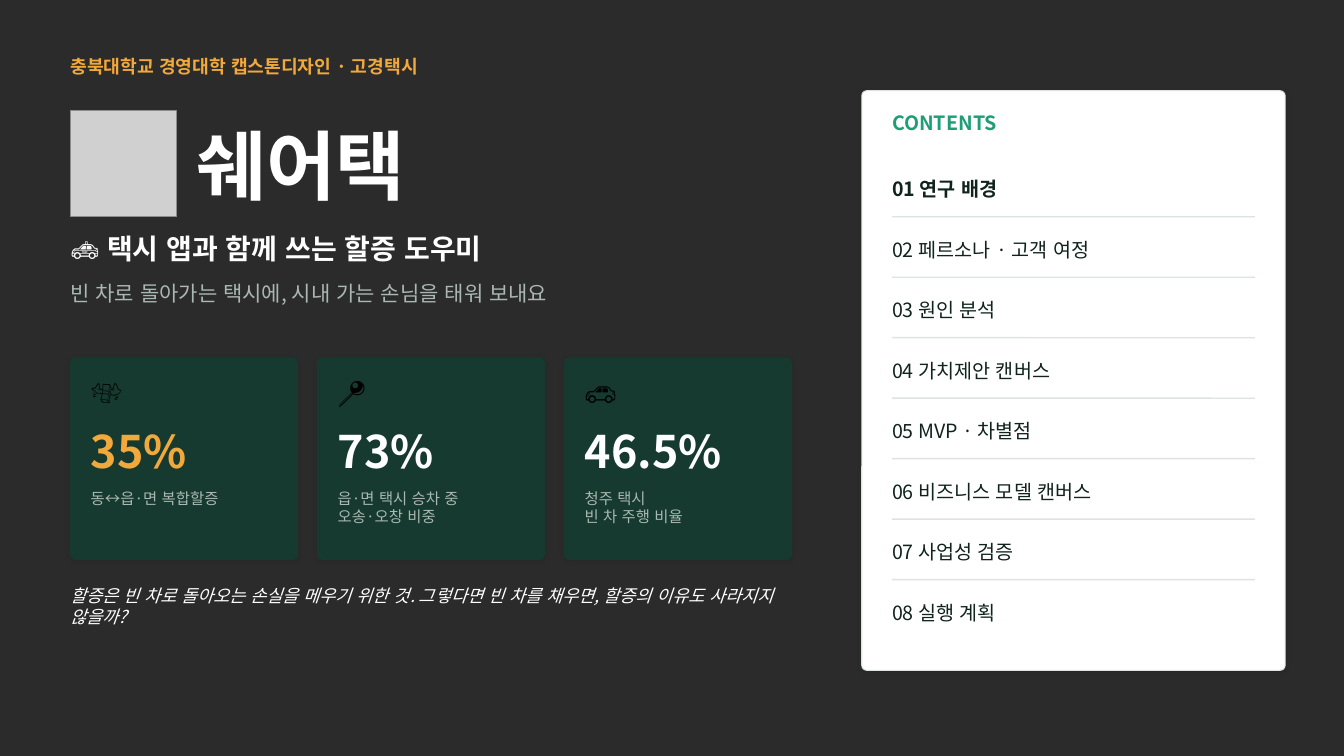
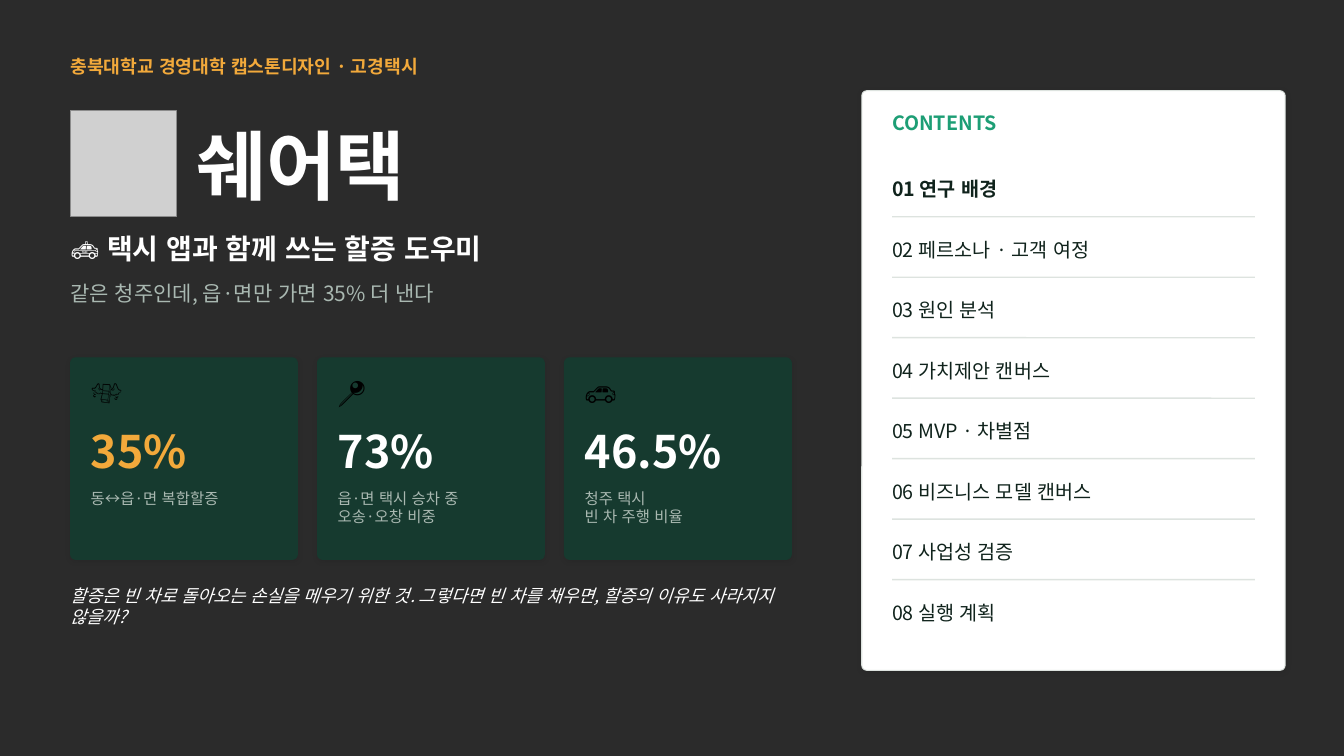
Before and after one commit to gysosm-glitch/TAXI, a slide deck: slide 1 of presentation/쉐어택_발표_v2.pptx. Drawn at 1344x756 pixels with LibreOffice and Linux fonts; fonts in the diff are those of the drawing; grey boxes stand for pictures; background and template pictures are left out; a plain dark background stands for a picture behind light text. Boxes give left, top, right and bottom in pixels: in the first picture for what was removed or moved away, otherwise in the second. Text is boxed around its words. In the diff, an @@ line names an element or a change of style, - is before the commit and + after.

```diff
--- a/presentation/쉐어택_발표_v2.pptx
+++ b/presentation/쉐어택_발표_v2.pptx
@@ text at [71,283,435,305]: text changed @@
-빈 차로 돌아가는 택시에, 시내 가는 손님을 태워 보내요
+같은 청주인데, 읍·면만 가면 35% 더 낸다
```
Also in this commit, not shown: 7 other slides changed, 1 other file.
